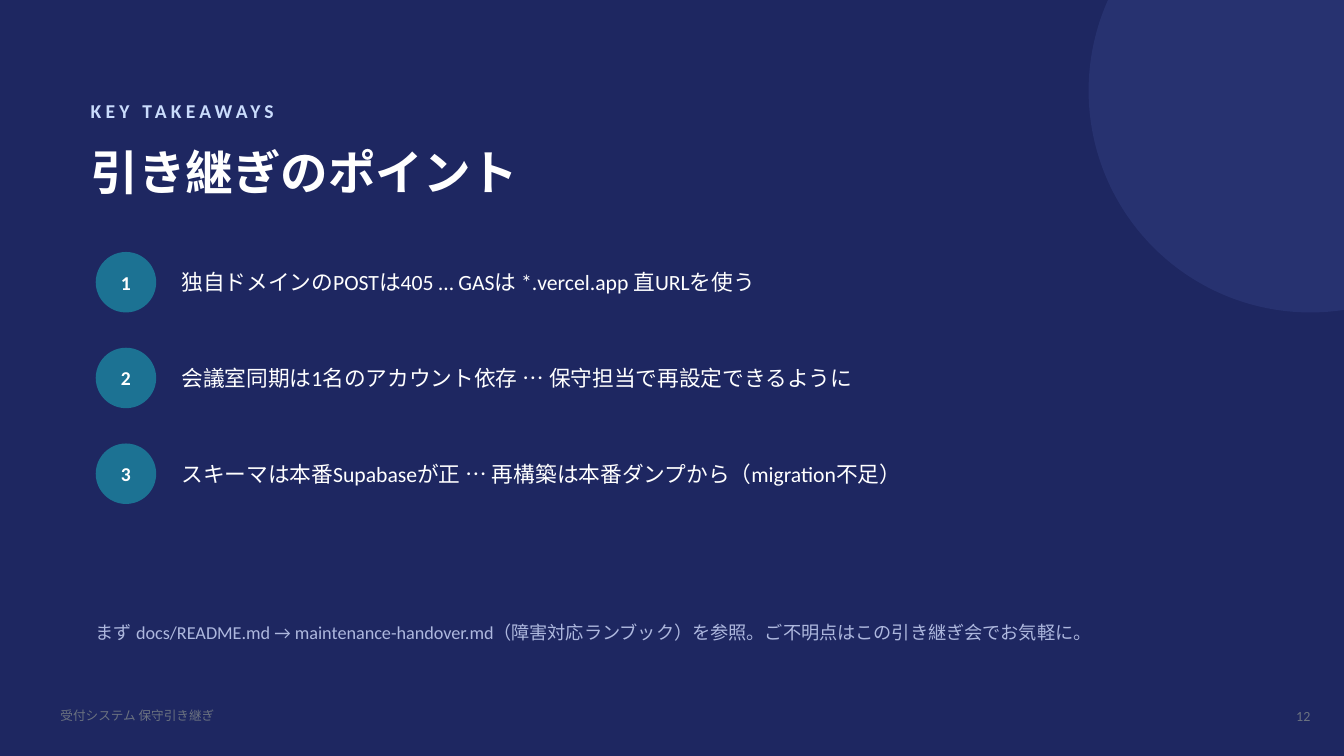
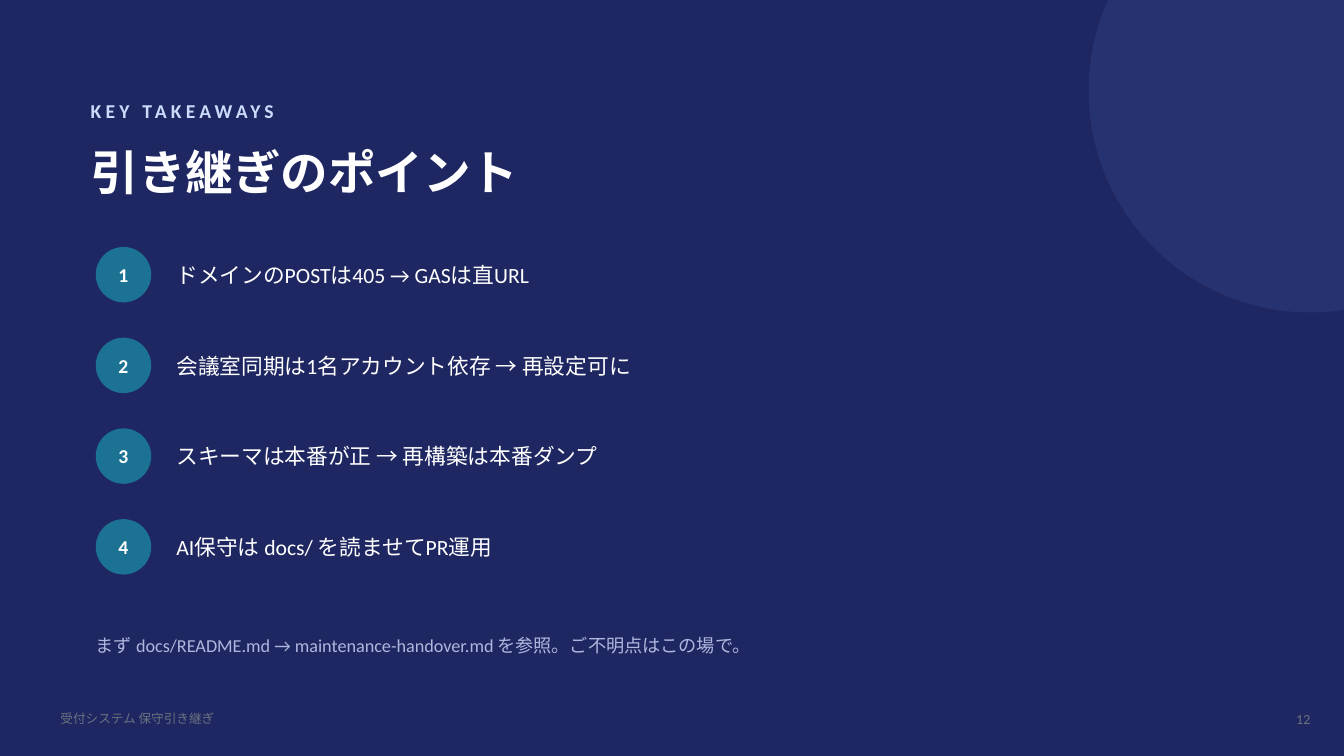
Before and after one commit to viva-eureka/reception-system, a slide deck: slide 12 of docs/受付システム_保守引き継ぎ.pptx. Drawn at 1344x756 pixels with LibreOffice and Linux fonts; fonts in the diff are those of the drawing. Boxes give left, top, right and bottom in pixels: in the first picture for what was removed or moved away, otherwise in the second. Text is boxed around its words. In the diff, an @@ line names an element or a change of style, - is before the commit and + after.

```diff
--- a/docs/受付システム_保守引き継ぎ.pptx
+++ b/docs/受付システム_保守引き継ぎ.pptx
@@ text "1": place and size @@
-text "1" at [121,277,131,290]
+text "1" at [118,269,128,282]
@@ ellipse: place and size @@
-ellipse at [96,252,156,313]
+ellipse at [96,247,151,302]
@@ text at [176,265,529,284]: text changed @@
-独自ドメインのPOSTは405 … GASは *.vercel.app 直URLを使う
+ドメインのPOSTは405 → GASは直URL
@@ text "2": place and size @@
-text "2" at [121,372,131,385]
+text "2" at [118,360,128,373]
@@ ellipse: place and size @@
-ellipse at [96,348,156,408]
+ellipse at [96,338,151,393]
@@ text at [176,355,630,376]: text changed @@
-会議室同期は1名のアカウント依存 … 保守担当で再設定できるように
+会議室同期は1名アカウント依存 → 再設定可に
@@ text "3": place and size @@
-text "3" at [121,468,131,481]
+text "3" at [118,450,128,463]
@@ ellipse: place and size @@
-ellipse at [96,444,156,504]
+ellipse at [96,429,151,484]
@@ text at [176,445,598,466]: text changed @@
-スキーマは本番Supabaseが正 … 再構築は本番ダンプから（migration不足）
+スキーマは本番が正 → 再構築は本番ダンプ
@@ ellipse added at [96,519,151,575], fill #1C7293 @@
@@ text added at [176,536,492,557], 15.5 pt, text #FFFFFF @@
+AI保守は docs/ を読ませてPR運用
@@ text added at [118,541,128,554], 14 pt, text #FFFFFF, bold @@
+4
@@ text at [96,637,750,654]: text changed @@
-まず docs/README.md → maintenance-handover.md（障害対応ランブック）を参照。ご不明点はこの引き継ぎ会でお気軽に。
+まず docs/README.md → maintenance-handover.md を参照。ご不明点はこの場で。
```
Also in this commit, not shown: 10 other slides changed, 4 other files.
